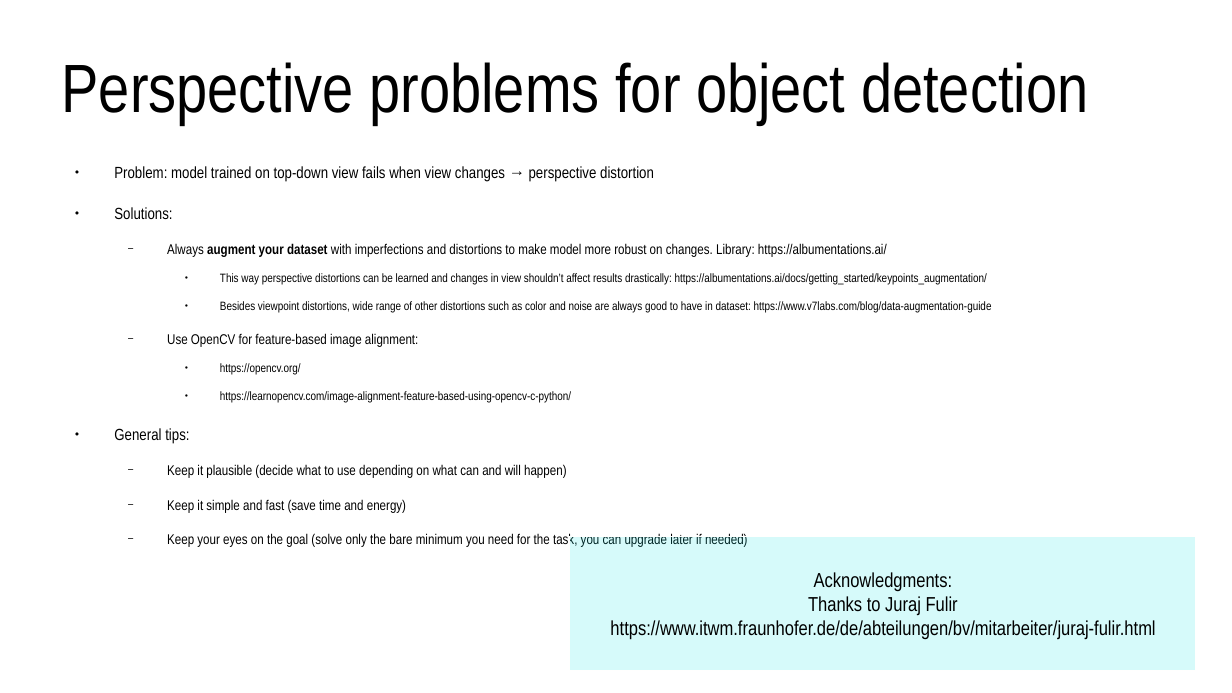
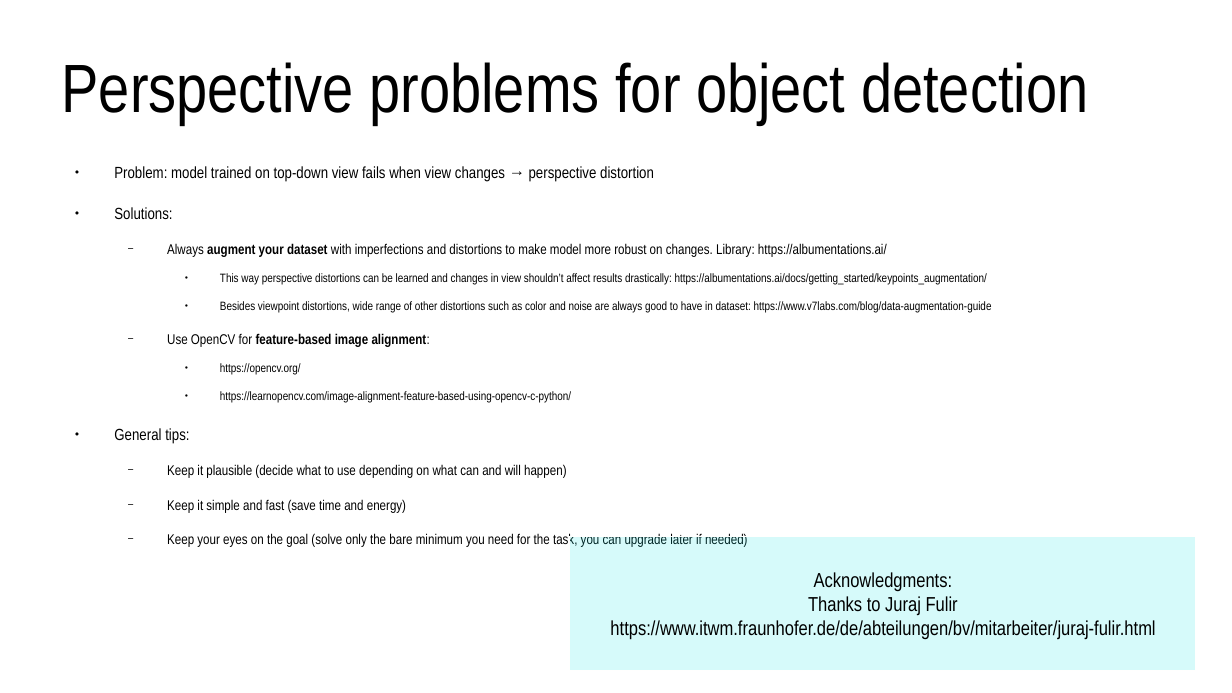
Before and after one commit to lorentzo/IntroductionToComputerGraphics, a slide deck: slide 2 of news/6_news_8_3_2023/news_6_news_8_3_2023.odp. Drawn at 1232x693 pixels with LibreOffice and Linux fonts; fonts in the diff are those of the drawing. Boxes give left, top, right and bottom in pixels: in the first picture for what was removed or moved away, otherwise in the second. Text is boxed around its words. In the diff, an @@ line names an element or a change of style, - is before the commit and + after.

```diff
--- a/news/6_news_8_3_2023/news_6_news_8_3_2023.odp
+++ b/news/6_news_8_3_2023/news_6_news_8_3_2023.odp
@@ text at <box>167,333,430,347</box>: bold on in "feature-based image alignment:" @@
```
Also in this commit, not shown: 2 other files.
